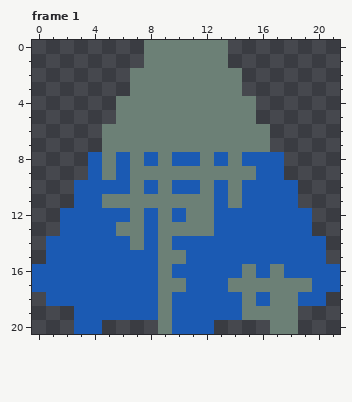
One commit to this pixel-art file: Resources/wip/enemy/1A/topclose.aseprite. That is the earlier state.
22x21 pixels, 64 frames. Shown: frame 1. The commit also changed other frames, which this record leaves out.
The result:
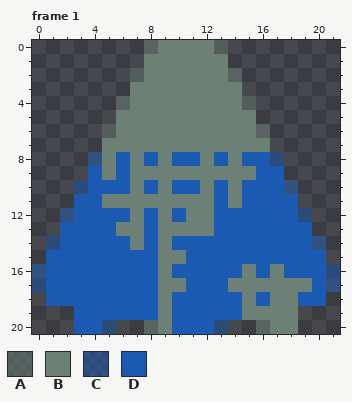
Palette (. is transparent): A #6c80767f  B #6c8076  C #1b5ab37f  D #1b5ab3
The exact change:
--- frame 1
@@ x 0..21 @@
- 0 ........BBBBBB........
+ 0 ........ABBBBA........
  1 ........BBBBBB........
- 2 .......BBBBBBBB.......
+ 2 .......ABBBBBBA.......
  3 .......BBBBBBBB.......
- 4 ......BBBBBBBBBB......
+ 4 ......ABBBBBBBBA......
  5 ......BBBBBBBBBB......
- 6 .....BBBBBBBBBBBB.....
+ 6 .....ABBBBBBBBBBA.....
  7 .....BBBBBBBBBBBB.....
- 8 ....DBDBDBDDBDBDDD....
+ 8 ....CBDBDBDDBDBDDC....
  9 ....DBDBBBBBBBBBDD....
-10 ...DDDDBDBDDBDBDDDD...
+10 ...CDDDBDBDDBDBDDDC...
 11 ...DDBBBBBBBBDBDDDD...
-12 ..DDDDDBDBDBBDDDDDDD..
+12 ..CDDDDBDBDBBDDDDDDC..
 13 ..DDDDBBDBBBBDDDDDDD..
-14 .DDDDDDBDBDDDDDDDDDDD.
+14 .CDDDDDBDBDDDDDDDDDDC.
 15 .DDDDDDDDBBDDDDDDDDDD.
-16 DDDDDDDDDBDDDDDBDBDDDD
-17 DDDDDDDDDBBDDDBBBBBBDD
+16 CDDDDDDDDBDDDDDBDBDDDC
+17 CDDDDDDDDBBDDDBBBBBBDC
 18 .DDDDDDDDBDDDDDBDBBDD.
 19 ...DDDDDDBDDDDDBBBB...
-20 ...DD....BDDD....BB...
+20 ...DDC..ABDDDC..ABB...
Where, in picture pixels (left, top, right, bottom), the same in both pictures:
changed: (32, 40, 158, 334)
changed: (214, 40, 340, 292)
added: (214, 320, 270, 334)
